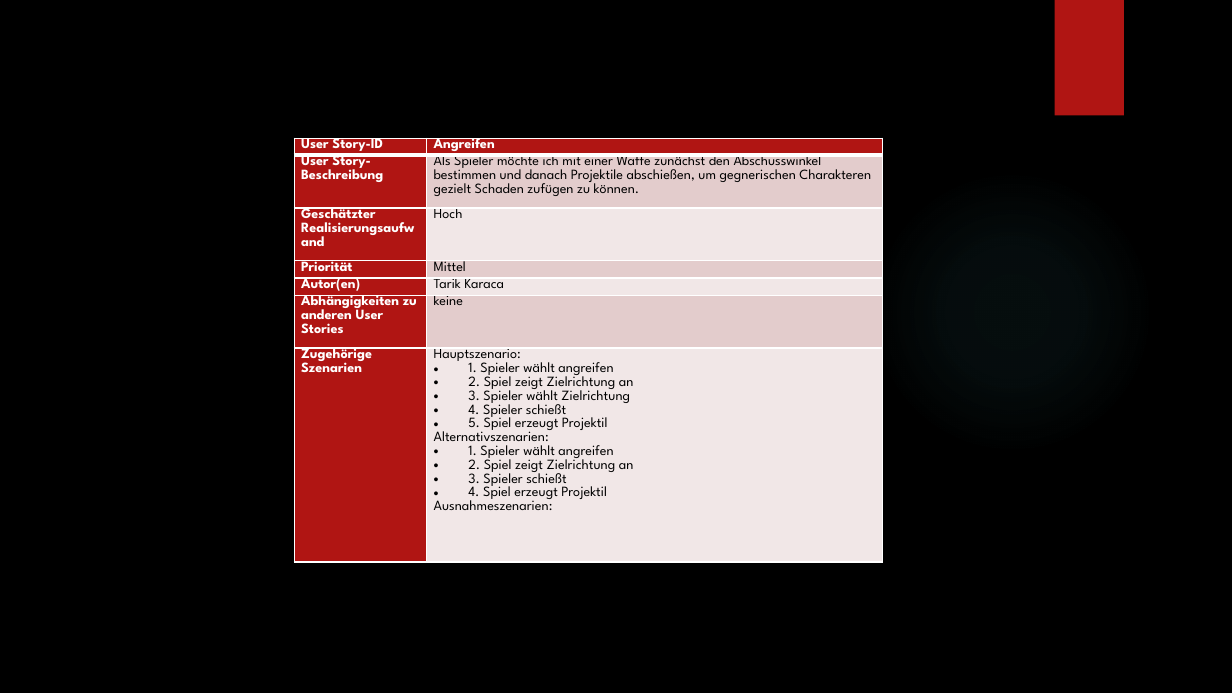
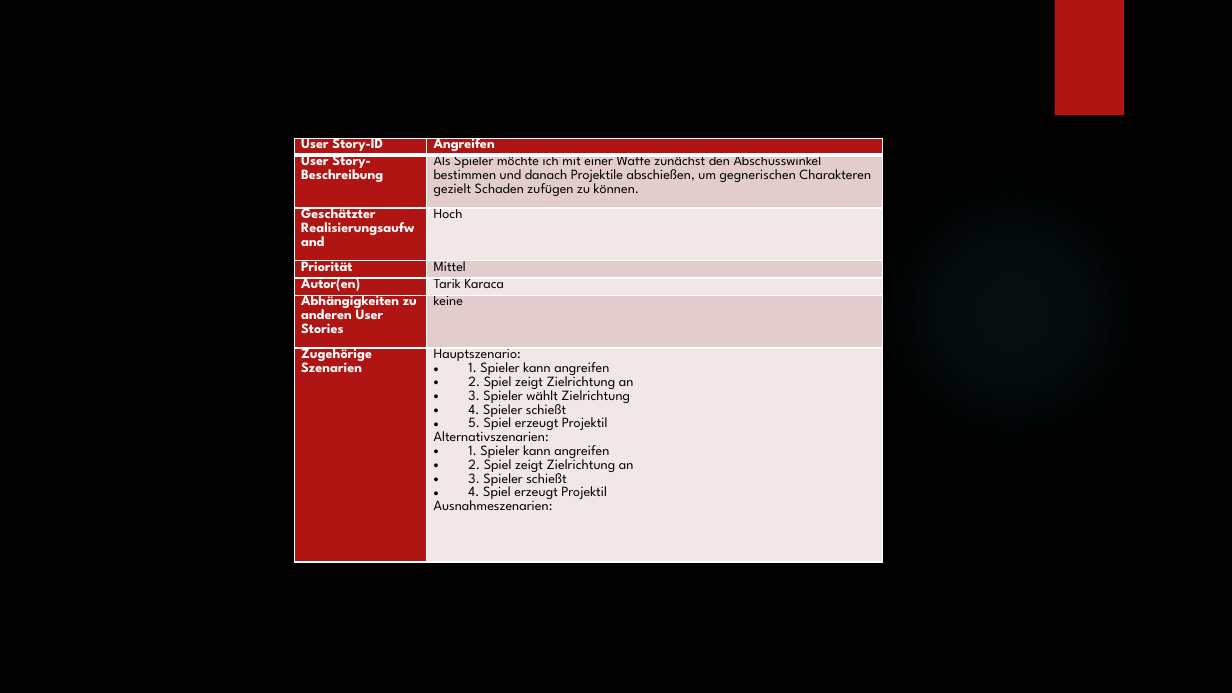
Before and after one commit to tarik2281/Swat_Engagement_Pheretima, a slide deck: slide 5 of Dokumentation/SEP Gruppe L - Swat Engagement Pheretima.pptx. Drawn at 1232x693 pixels with LibreOffice and Linux fonts; fonts in the diff are those of the drawing; background and template pictures are left out. Boxes give left, top, right and bottom in pixels: in the first picture for what was removed or moved away, otherwise in the second. Text is boxed around its words. In the diff, an @@ line names an element or a change of style, - is before the commit and + after.

```diff
--- a/Dokumentation/SEP Gruppe L - Swat Engagement Pheretima.pptx
+++ b/Dokumentation/SEP Gruppe L - Swat Engagement Pheretima.pptx
@@ table at [294,138,883,584] @@
-row 7, column 2: Hauptszenario: / 1. Spieler wählt angreifen / 2. Spiel zeigt Zielrichtung an / 3. Spieler wählt Zielrichtung / 4. Spieler schießt / 5. Spiel erzeugt Projektil / Alternativszenarien: / 1. Spieler wählt angreifen / 2. Spiel zeigt Zielrichtung an / 3. Spieler schießt / 4. Spiel erzeugt Projektil / Ausnahmeszenarien:
+row 7, column 2: Hauptszenario: / 1. Spieler kann angreifen / 2. Spiel zeigt Zielrichtung an / 3. Spieler wählt Zielrichtung / 4. Spieler schießt / 5. Spiel erzeugt Projektil / Alternativszenarien: / 1. Spieler kann angreifen / 2. Spiel zeigt Zielrichtung an / 3. Spieler schießt / 4. Spiel erzeugt Projektil / Ausnahmeszenarien:
```
Also in this commit, not shown: 1 other slide changed, 5 other files.
